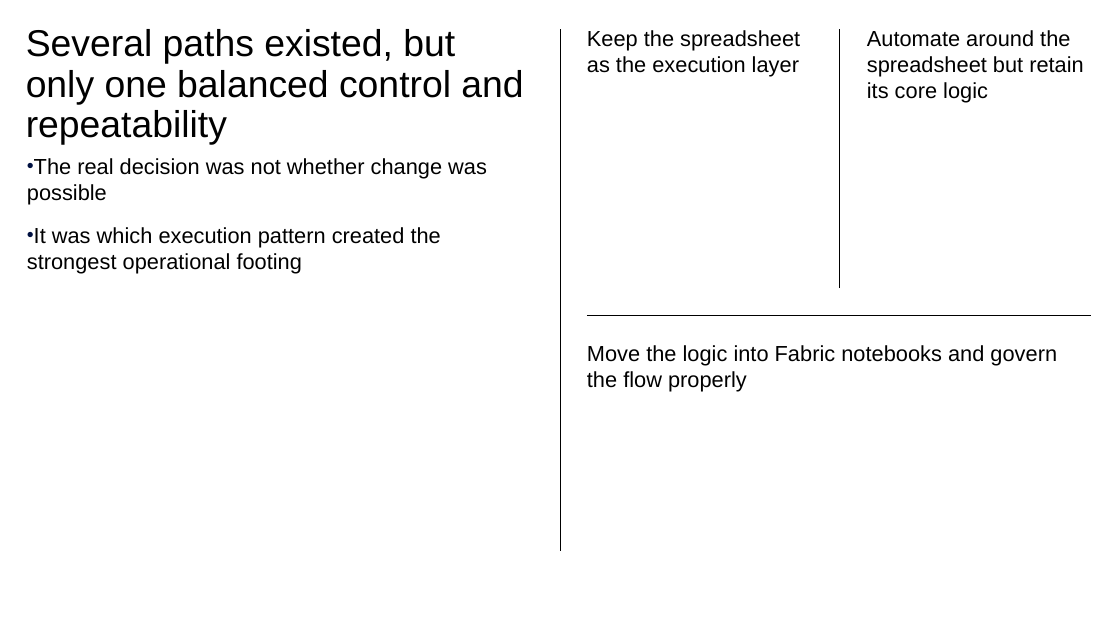
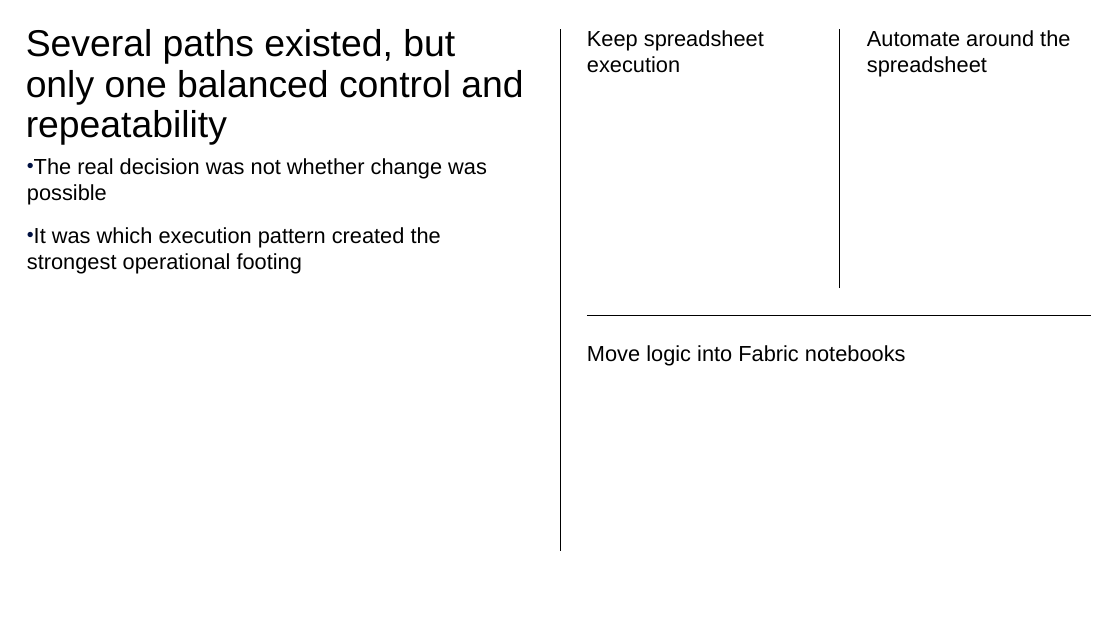
Before and after one commit to davidrrowley/PowerPointAutoGen, a slide deck: slide 4 of scripts/PowerPoint Slide Inventory Script/ibm_yaml_test_v6.pptx. Drawn at 1120x630 pixels with LibreOffice and Linux fonts; fonts in the diff are those of the drawing. Boxes give left, top, right and bottom in pixels: in the first picture for what was removed or moved away, otherwise in the second. Text is boxed around its words. In the diff, an @@ line names an element or a change of style, - is before the commit and + after.

```diff
--- a/scripts/PowerPoint Slide Inventory Script/ibm_yaml_test_v6.pptx
+++ b/scripts/PowerPoint Slide Inventory Script/ibm_yaml_test_v6.pptx
@@ text at bbox=[587, 30, 764, 73]: text changed @@
-Keep the spreadsheet as the execution layer
+Keep spreadsheet execution
@@ text at bbox=[867, 30, 1070, 77]: text changed @@
-Automate around the spreadsheet but retain its core logic
+Automate around the spreadsheet
@@ text at bbox=[587, 345, 906, 365]: text changed @@
-Move the logic into Fabric notebooks and govern the flow properly
+Move logic into Fabric notebooks
```
Also in this commit, not shown: 2 other slides changed, 4 other files.
